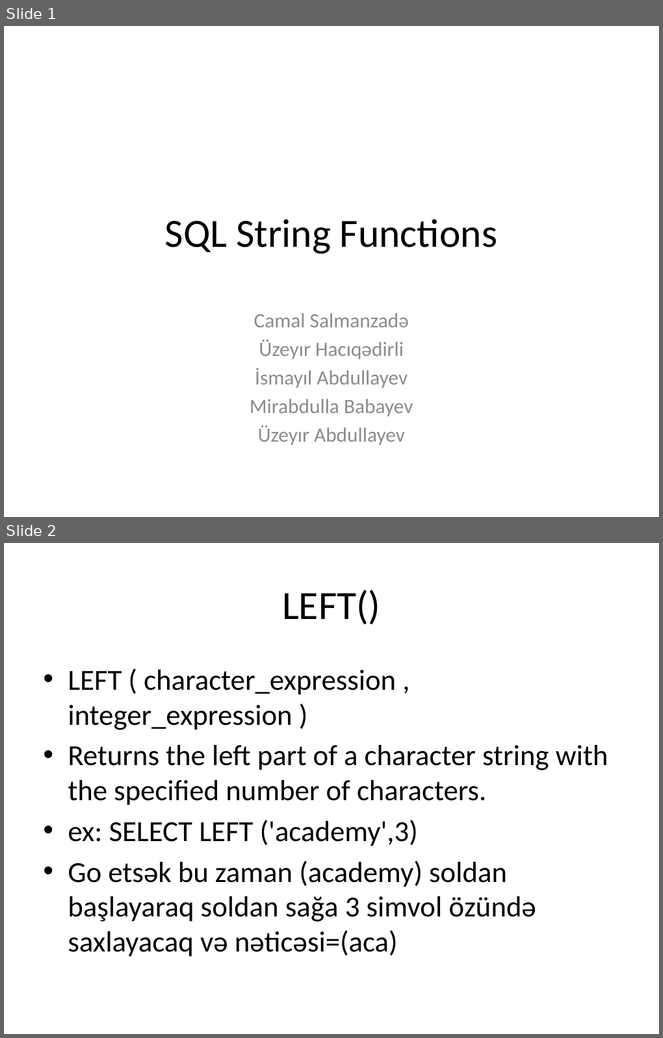
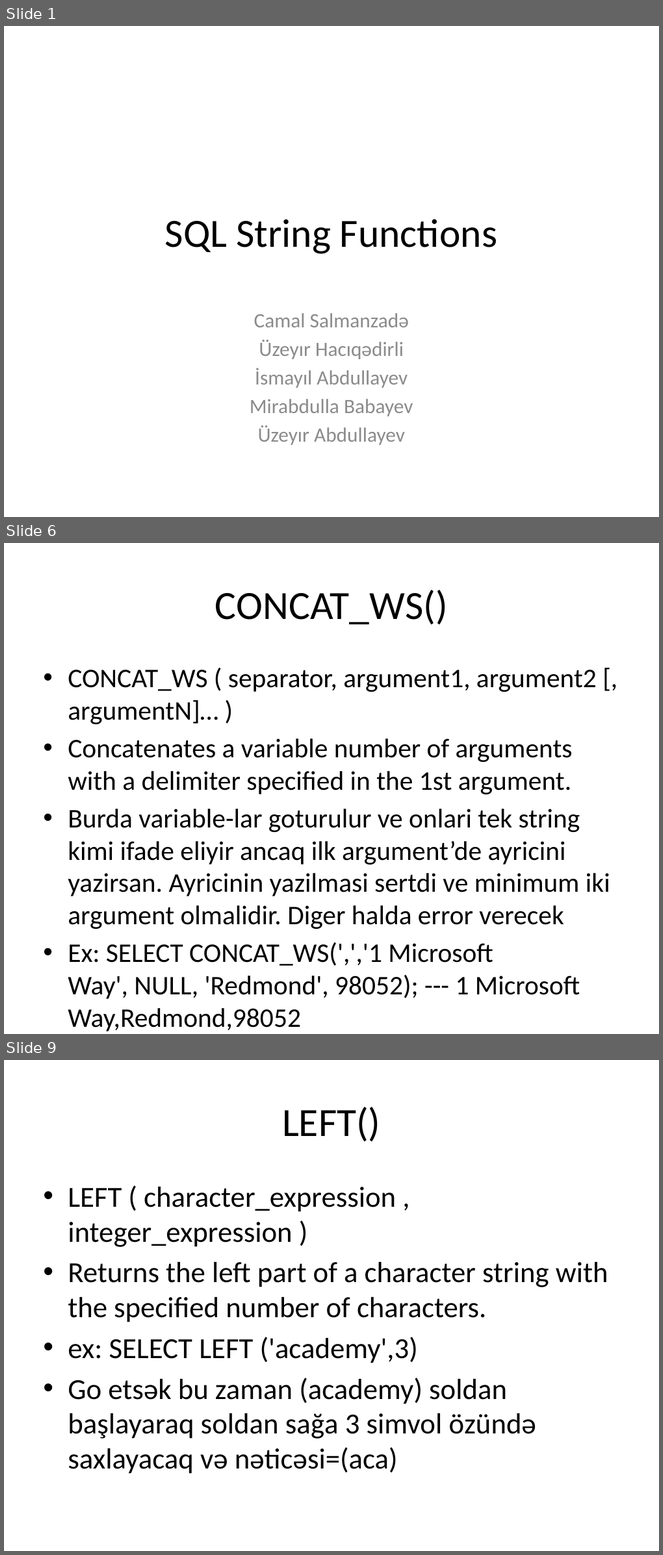
Before and after one commit to s-jamal/P202-25.04.2017, a slide deck: sql string functions.pptx. Shown one above the other, each under a label of ours: slides 1 and 2 before the commit, slides 1, 6 and 9 after it; the slides between them are not shown. The pictures are 663x1038 and 663x1555 pixels, drawn with LibreOffice and Linux fonts; fonts in the diff are those of the drawing. Boxes give left, top, right and bottom in pixels: in the first picture for what was removed or moved away, otherwise in the second. Text is boxed around its words. In the diff, an @@ line names an element or a change of style, - is before the commit and + after.

```diff
--- a/sql string functions.pptx
+++ b/sql string functions.pptx
@@ slide 6 added at (4, 543, 659, 1034), background #FFFFFF @@
@@ title added at (215, 590, 448, 625), 44 pt, text #000000 @@
+CONCAT_WS()
@@ text added at (68, 670, 610, 1032), 29.6 pt, text #000000 @@
+• CONCAT_WS ( separator, argument1, argument2 [, argumentN]… )
+• Concatenates a variable number of arguments with a delimiter specified in the 1st argument.
+• Burda variable-lar goturulur ve onlari tek string kimi ifade eliyir ancaq ilk argument’de ayricini yazirsan. Ayricinin yazilmasi sertdi ve minimum iki argument olmalidir. Diger halda error verecek
+• Ex: SELECT CONCAT_WS(',','1 Microsoft Way', NULL, 'Redmond', 98052); --- 1 Microsoft Way,Redmond,98052
@@ what was slide 2 is now slide 9 @@
```
Also in this commit, not shown: 3 slides changed, 12 other slides added, 1 other file.
